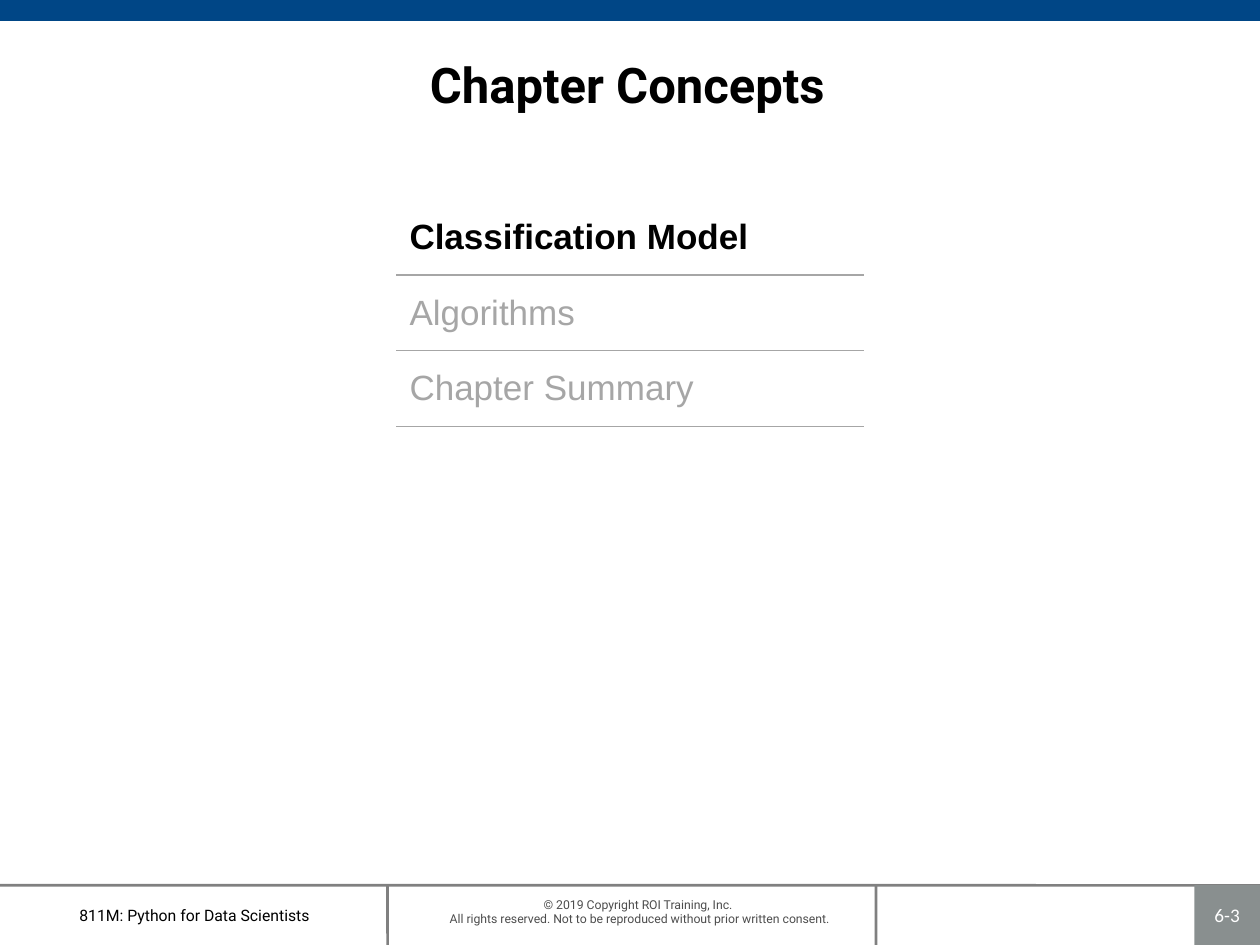
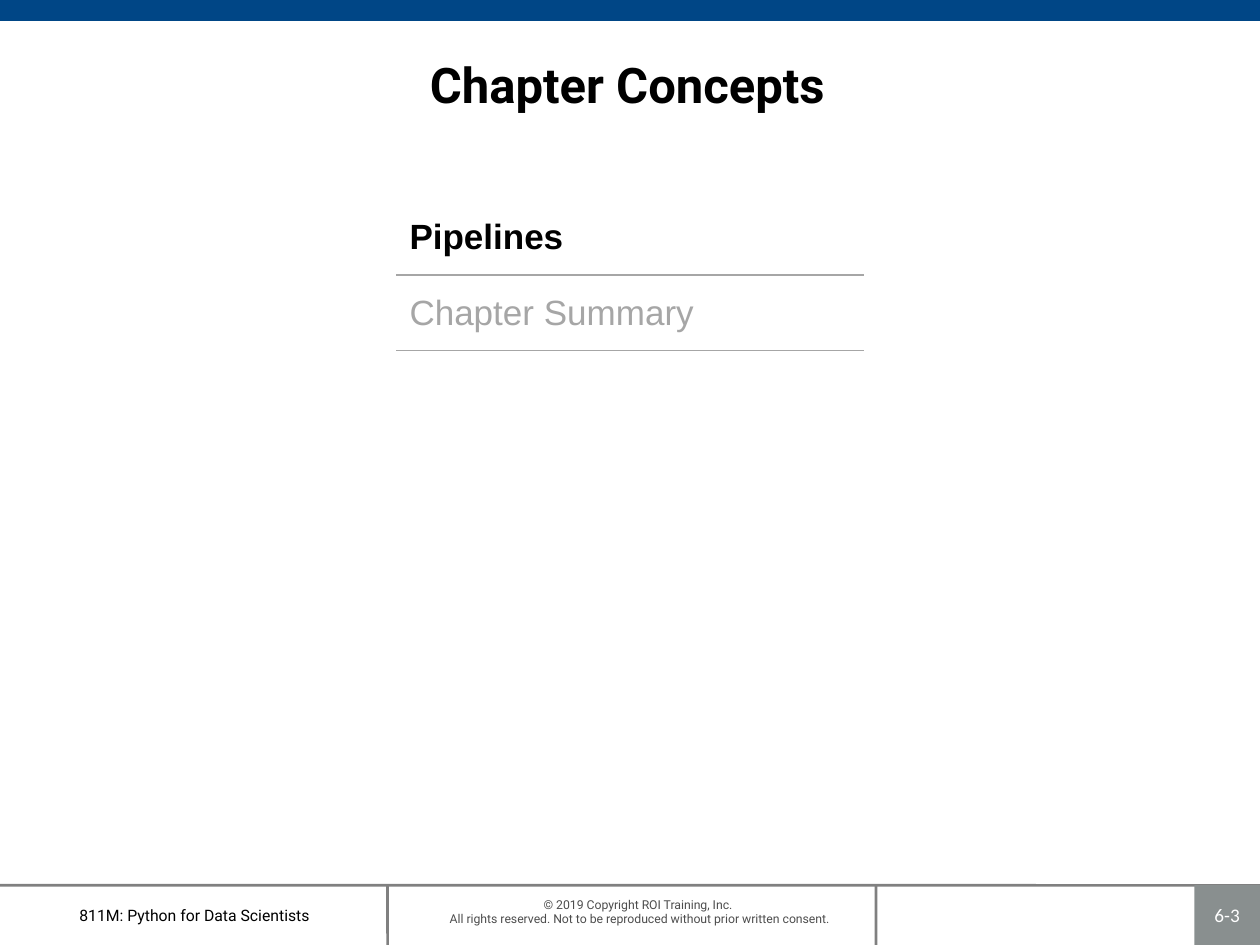
Before and after one commit to roitraining/SparkforDataScientists, a slide deck: slide 3 of Ch07_Pipelines.pptx. Drawn at 1260x945 pixels with LibreOffice and Linux fonts; fonts in the diff are those of the drawing; background and template pictures are left out. Boxes give left, top, right and bottom in pixels: in the first picture for what was removed or moved away, otherwise in the second. Text is boxed around its words. In the diff, an @@ line names an element or a change of style, - is before the commit and + after.

```diff
--- a/Ch07_Pipelines.pptx
+++ b/Ch07_Pipelines.pptx
@@ table at (397,199,863,350) @@
-row 1: Classification Model
-row 2: Algorithms
+row 1: Pipelines
```
Also in this commit, not shown: 5 other slides changed, 1 slide added, 1 slide removed, 3 other files.
